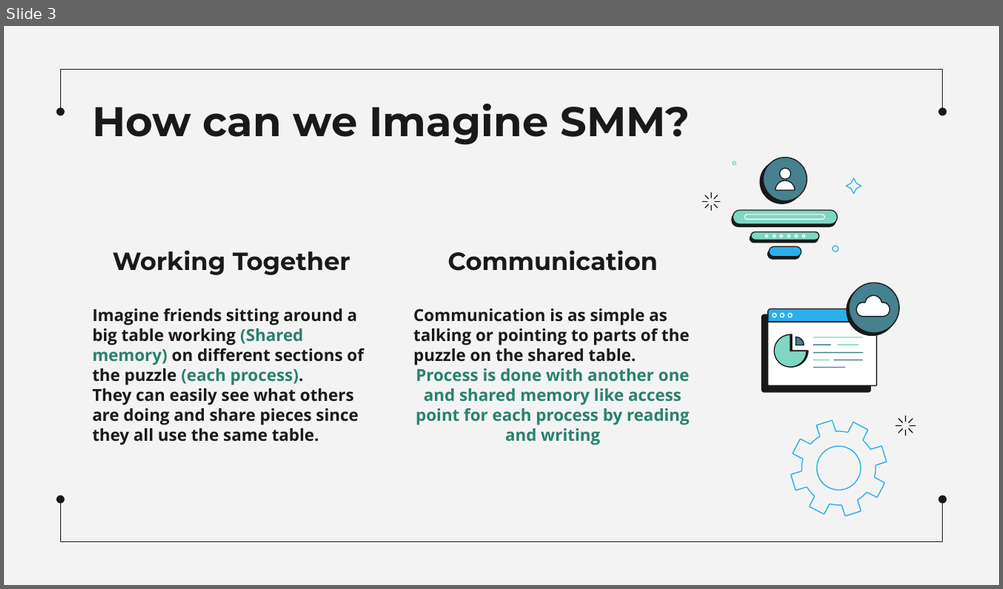
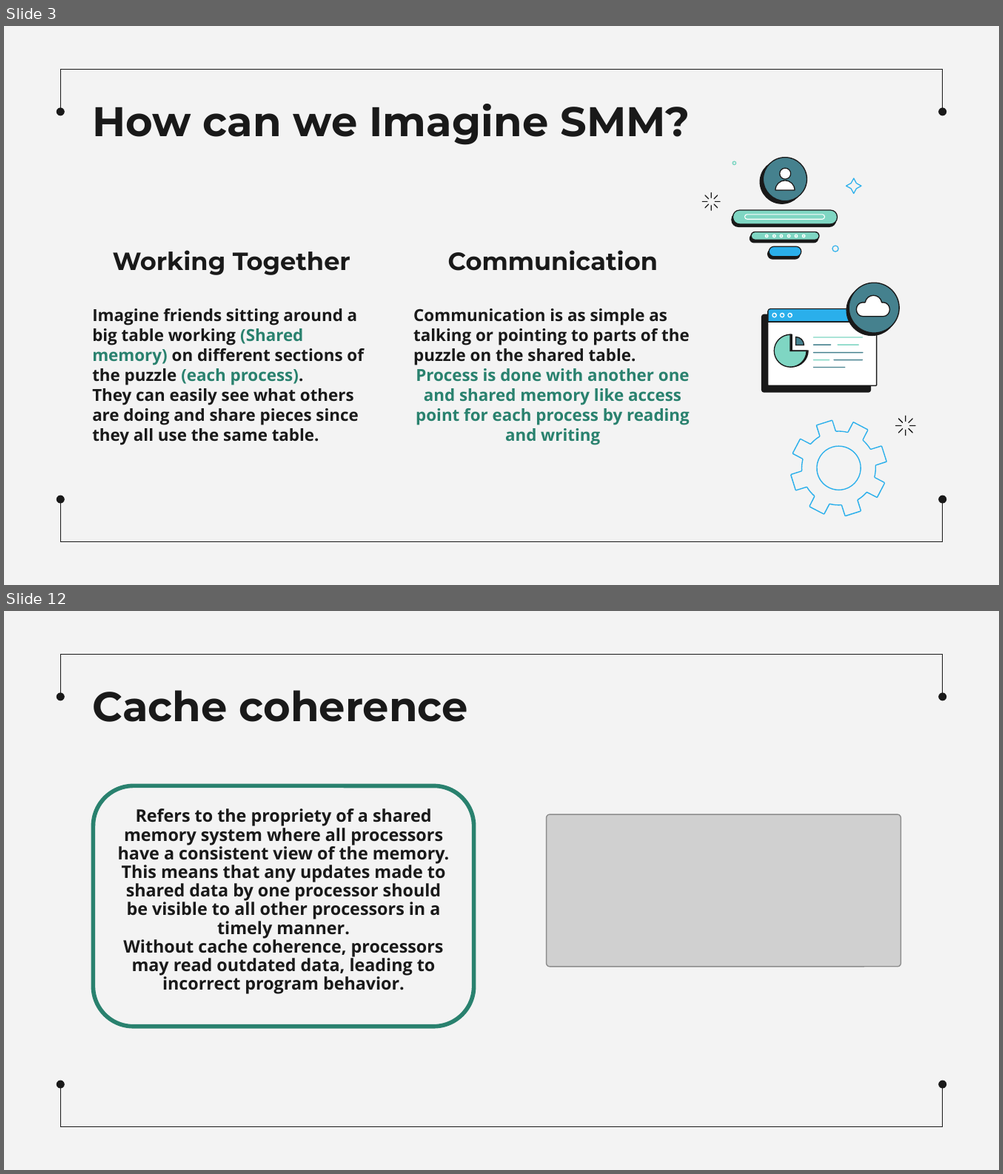
Before and after one commit to MahmoudEssam707/Operating-System, a slide deck: Presentaion on Shared Memory Machines/Sharing Memory Machines.pptx. Shown one above the other, each under a label of ours: slide 3 before the commit, slides 3 and 12 after it; the slides between them are not shown. The pictures are 1003x589 and 1003x1174 pixels, drawn with LibreOffice and Linux fonts; fonts in the diff are those of the drawing; grey boxes stand for pictures. Boxes give left, top, right and bottom in pixels: in the first picture for what was removed or moved away, otherwise in the second. Text is boxed around its words. In the diff, an @@ line names an element or a change of style, - is before the commit and + after.

```diff
--- a/Presentaion on Shared Memory Machines/Sharing Memory Machines.pptx
+++ b/Presentaion on Shared Memory Machines/Sharing Memory Machines.pptx
@@ slide 12 added at <box>4,611,999,1170</box>, background #F3F3F3; not listed: 6 template elements that a slide beside it also shows @@
@@ title added at <box>92,690,468,722</box>, 30 pt, text #191919, bold @@
+Cache coherence
@@ rounded rectangle added at <box>94,786,475,1027</box>, outline #29816E 3 pt, 12.5 pt, text #191919, bold @@
+Refers to the propriety of a shared memory system where all processors have a consistent view of the memory.
+This means that any updates made to shared data by one processor should be visible to all other processors in a timely manner.
+Without cache coherence, processors may read outdated data, leading to incorrect program behavior.
@@ picture added at <box>546,815,900,967</box> @@
```
Also in this commit, not shown: 4 slides changed, 9 other slides added, 1 slide removed.
